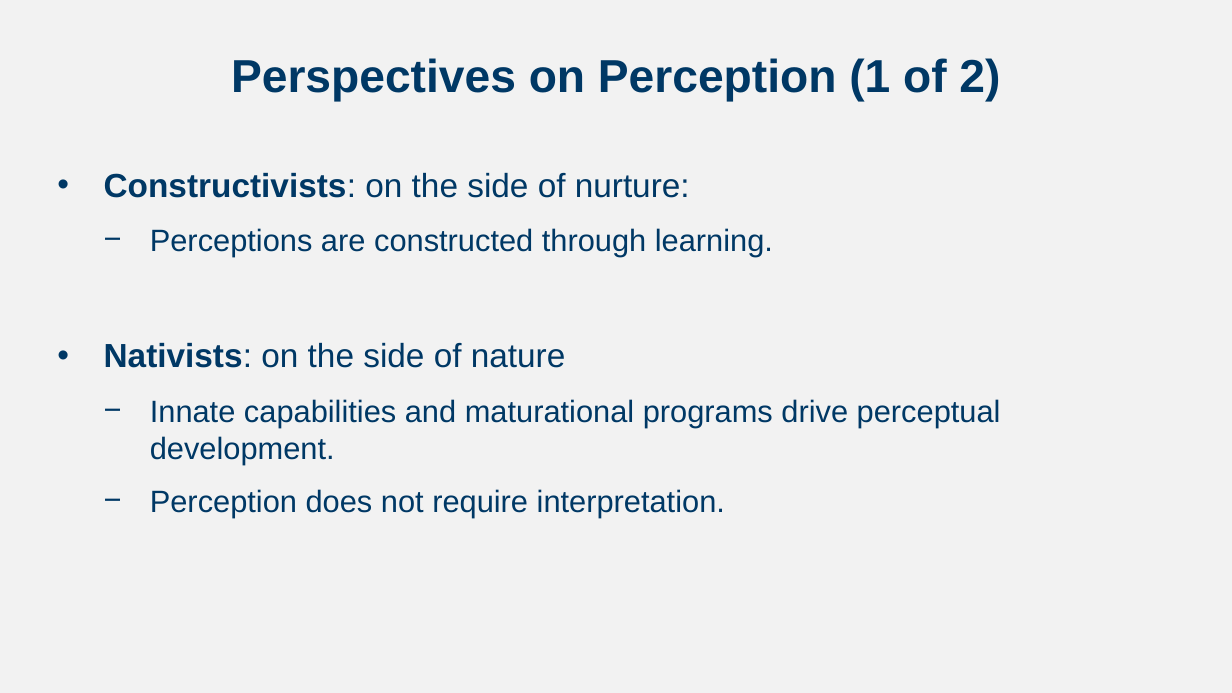
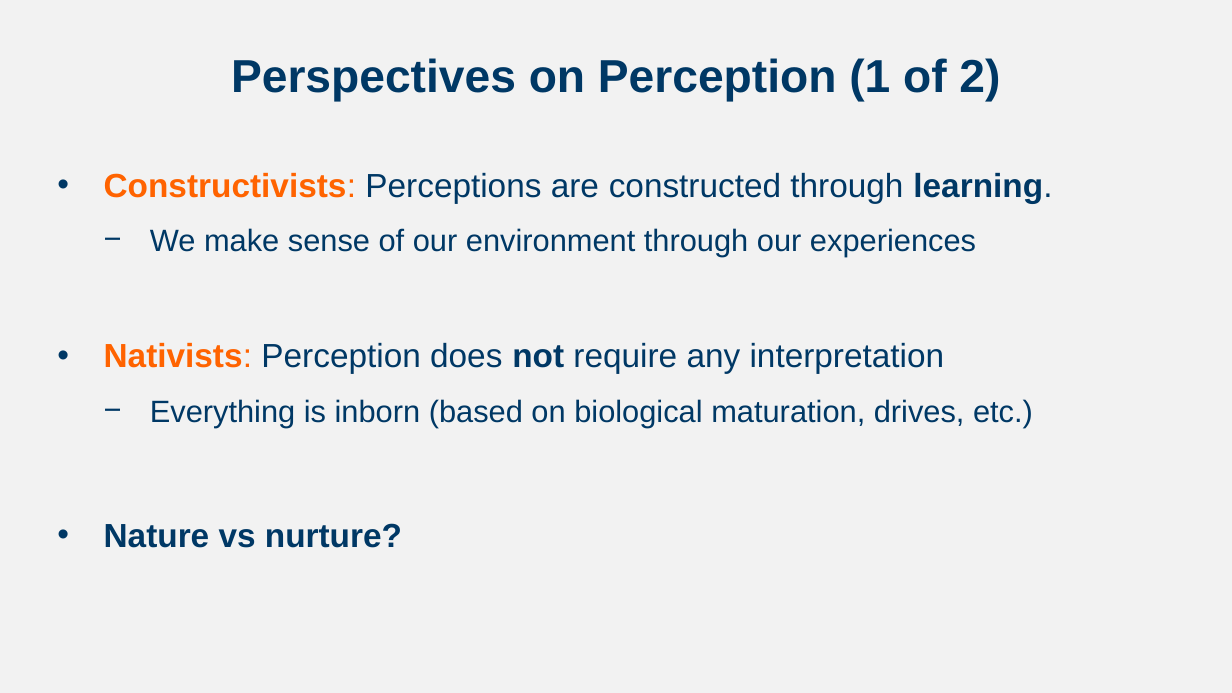
Before and after one commit to npm27/Teaching-Materials, a slide deck: slide 13 of Developmental Fall 23/Slides/Chapter 4.pptx. Drawn at 1232x693 pixels with LibreOffice and Linux fonts; fonts in the diff are those of the drawing. Boxes give left, top, right and bottom in pixels: in the first picture for what was removed or moved away, otherwise in the second. Text is boxed around its words. In the diff, an @@ line names an element or a change of style, - is before the commit and + after.

Commit message:
Update Dev Slides

```diff
--- a/Developmental Fall 23/Slides/Chapter 4.pptx
+++ b/Developmental Fall 23/Slides/Chapter 4.pptx
@@ text at bbox=[104, 172, 1052, 548]: text changed; size 24 to 26 pt @@
-• Constructivists: on the side of nurture:
-  − Perceptions are constructed through learning.
-• Nativists: on the side of nature
-  − Innate capabilities and maturational programs drive perceptual development.
-  − Perception does not require interpretation.
+• Constructivists: Perceptions are constructed through learning.
+  − We make sense of our environment through our experiences
+• Nativists: Perception does not require any interpretation
+  − Everything is inborn (based on biological maturation, drives, etc.)
+• Nature vs nurture?
```
Also in this commit, not shown: 23 other slides changed, 3 slides added, 1 slide removed, 4 other files.
